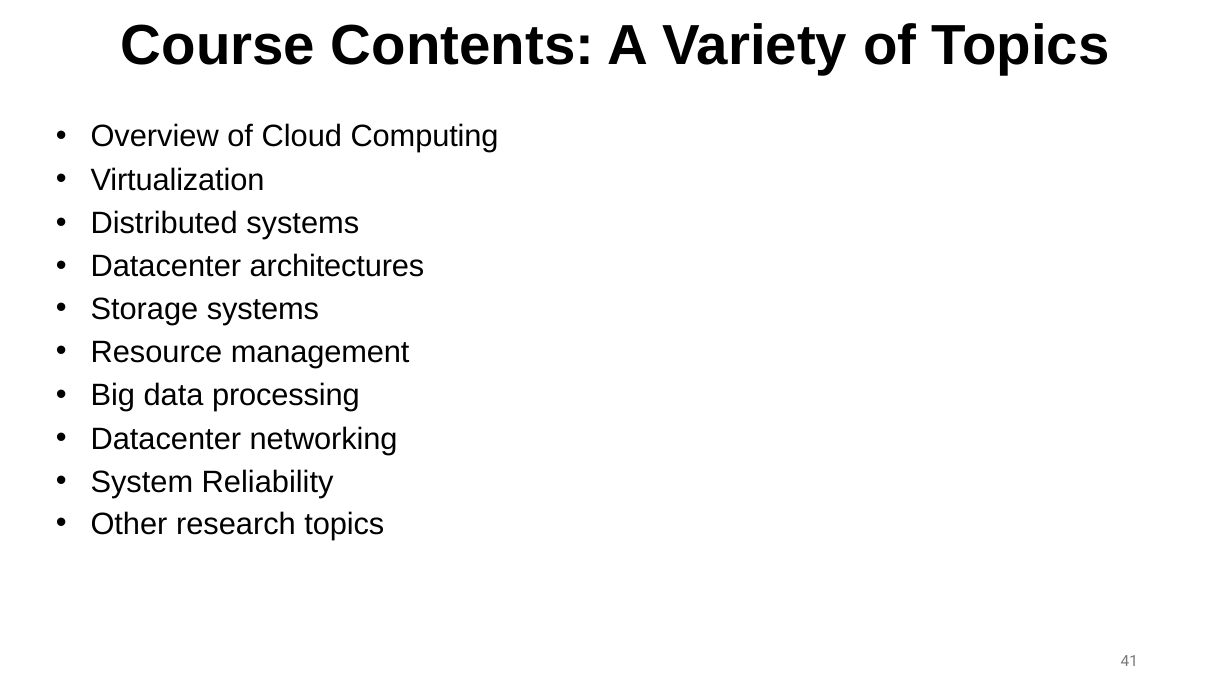
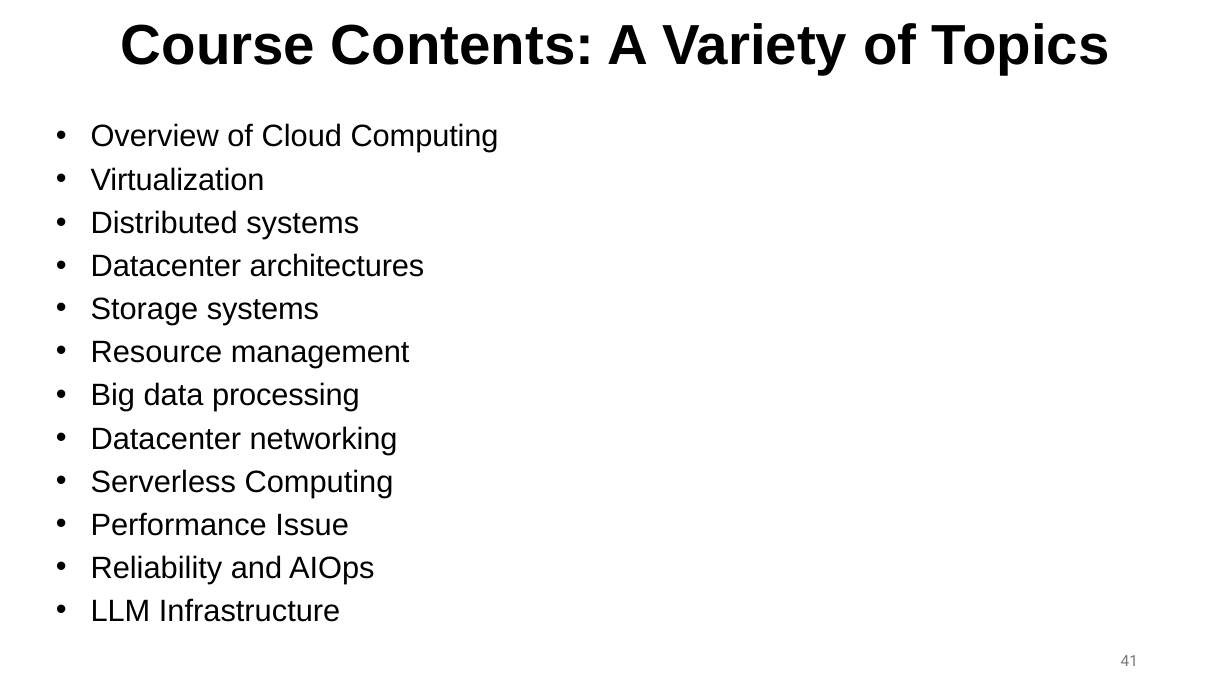
Before and after one commit to ec528/ec528.github.io, a slide deck: slide 41 of slides/fall26/1-introduction.pptx. Drawn at 1232x693 pixels with LibreOffice and Linux fonts; fonts in the diff are those of the drawing. Boxes give left, top, right and bottom in pixels: in the first picture for what was removed or moved away, otherwise in the second. Text is boxed around its words. In the diff, an @@ line names an element or a change of style, - is before the commit and + after.

```diff
--- a/slides/fall26/1-introduction.pptx
+++ b/slides/fall26/1-introduction.pptx
@@ text at [91, 469, 394, 622]: text changed @@
-• System Reliability
-• Other research topics
+• Serverless Computing
+• Performance Issue
+• Reliability and AIOps
+• LLM Infrastructure
```
Also in this commit, not shown: 2 other slides changed, 1 slide removed, 2 other files.
